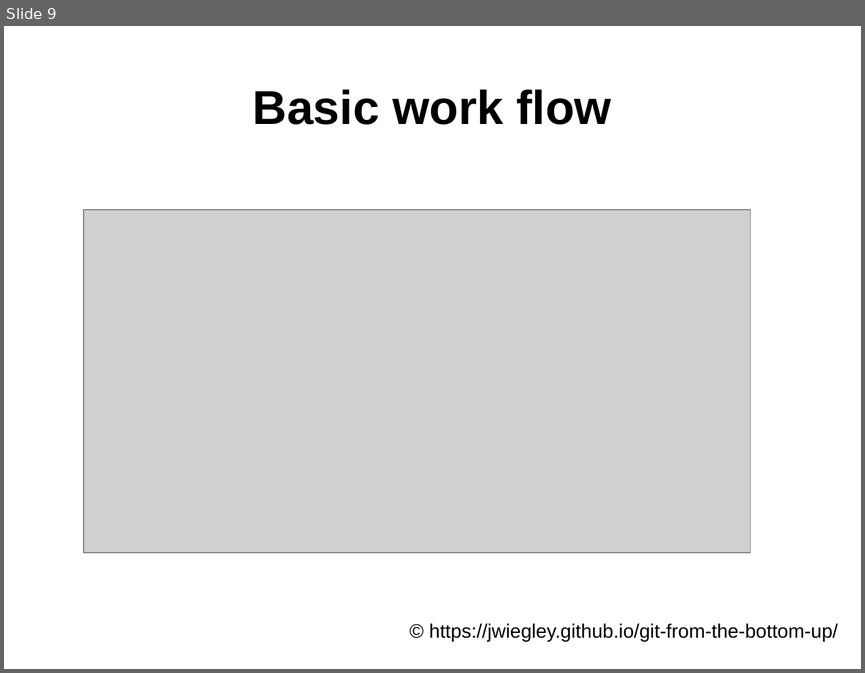
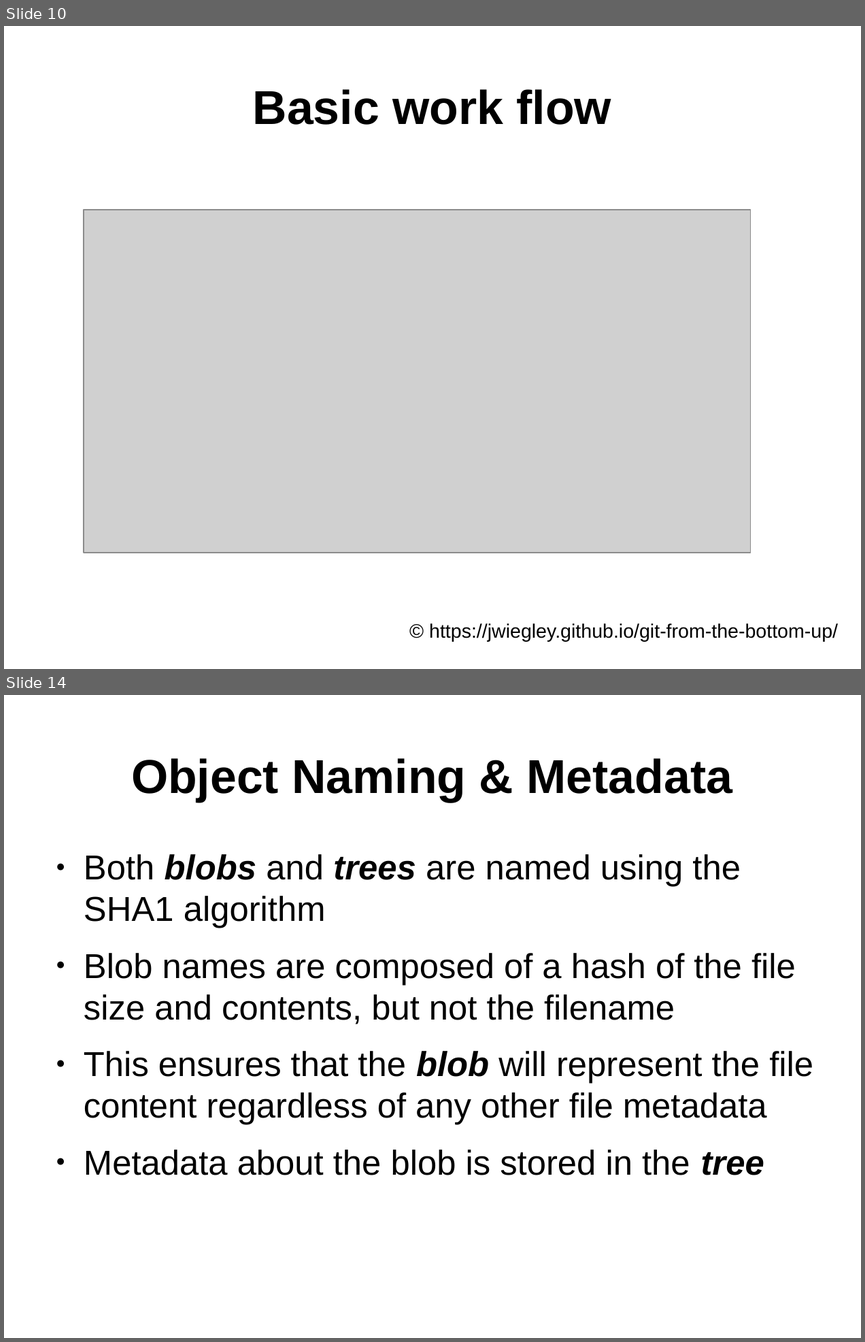
Before and after one commit to ifpingram/soslug, a slide deck: Understanding_Git_and_using_Github.odp. Shown one above the other, each under a label of ours: slide 9 before the commit, slides 10 and 14 after it; the slides between them are not shown. The pictures are 865x673 and 865x1342 pixels, drawn with LibreOffice and Linux fonts; fonts in the diff are those of the drawing; grey boxes stand for pictures. Boxes give left, top, right and bottom in pixels: in the first picture for what was removed or moved away, otherwise in the second. Text is boxed around its words. In the diff, an @@ line names an element or a change of style, - is before the commit and + after.

Commit message:
added Directory Content Tracking 1 + 2, Representation of filesystem in git, object naming and metadata

```diff
--- a/Understanding_Git_and_using_Github.odp
+++ b/Understanding_Git_and_using_Github.odp
@@ slide 14 added at [4, 695, 861, 1338], background #FFFFFF @@
@@ title added at [131, 758, 733, 802], 44 pt, text #000000, bold @@
+Object Naming & Metadata
@@ text added at [84, 854, 813, 1175], 32 pt, text #000000 @@
+● Both blobs and trees are named using the SHA1 algorithm
+● Blob names are composed of a hash of the file size and contents, but not the filename
+● This ensures that the blob will represent the file content regardless of any other file metadata
+● Metadata about the blob is stored in the tree
@@ what was slide 9 is now slide 10 @@
```
Also in this commit, not shown: 2 slides changed, 4 other slides added.
